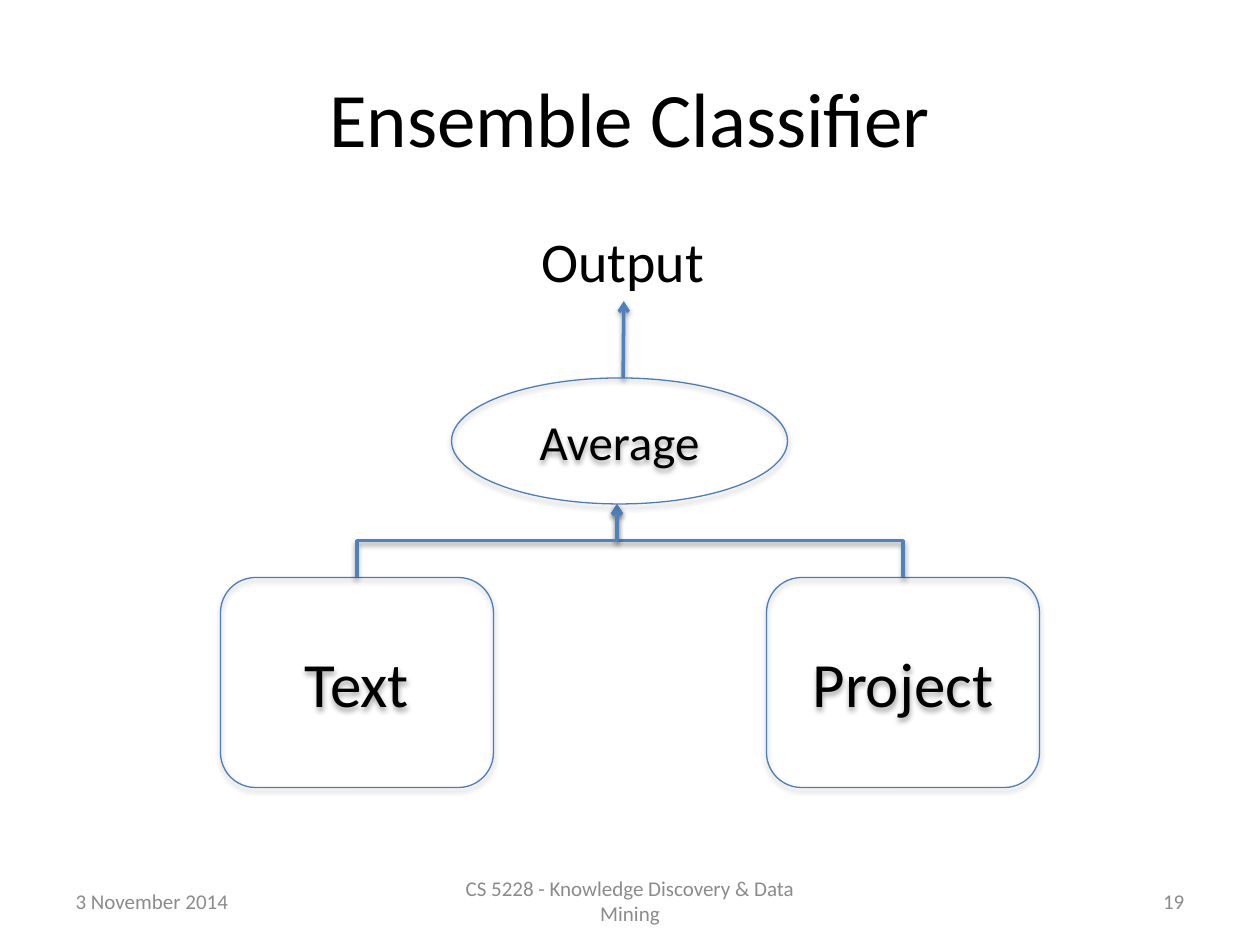
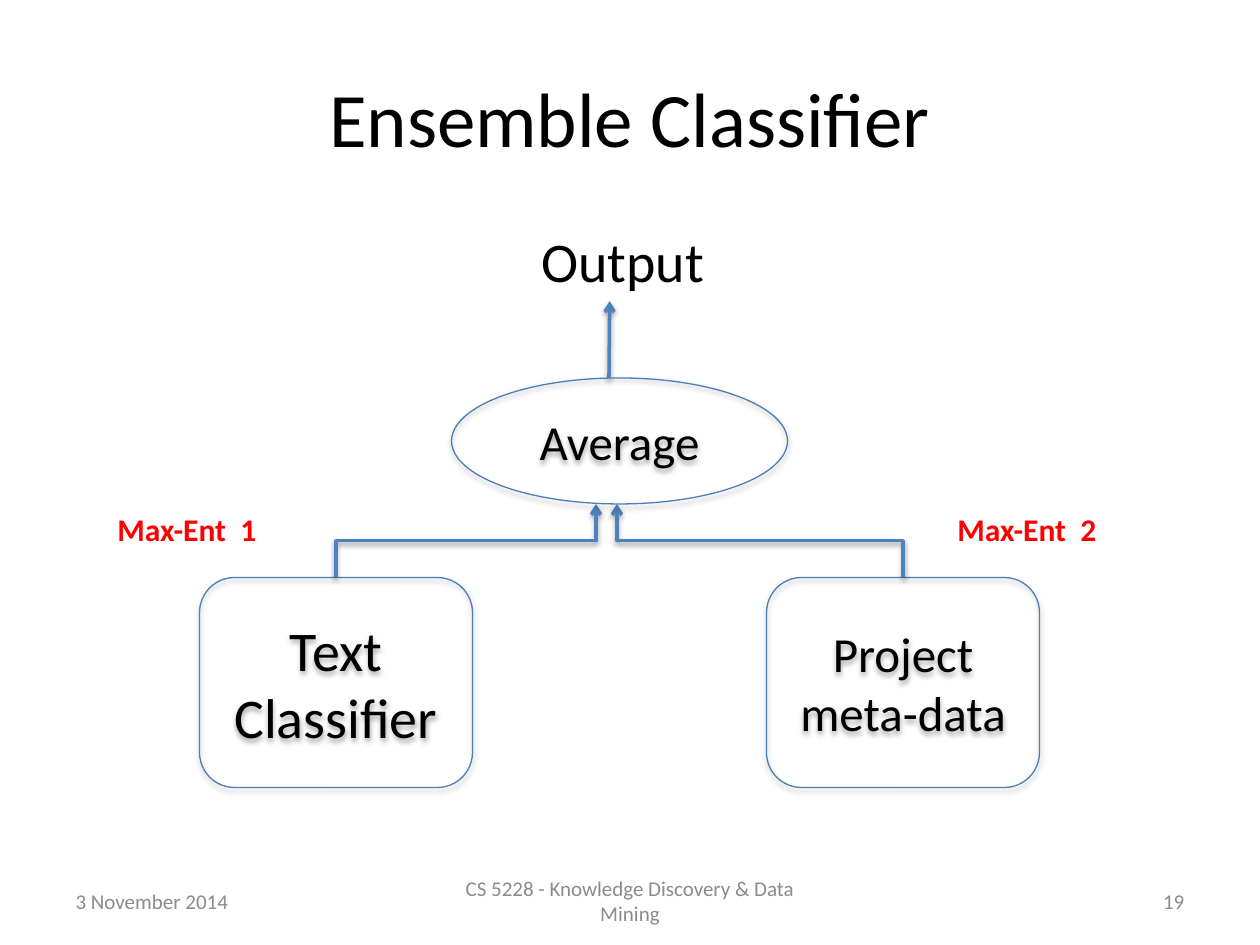
Before and after one commit to raymondhs/Panda-Delights, a slide deck: slide 19 of doc/2014_Nov_04.pptx. Drawn at 1260x945 pixels with LibreOffice and Linux fonts; fonts in the diff are those of the drawing. Boxes give left, top, right and bottom in pixels: in the first picture for what was removed or moved away, otherwise in the second. Text is boxed around its words. In the diff, an @@ line names an element or a change of style, - is before the commit and + after.

```diff
--- a/doc/2014_Nov_04.pptx
+++ b/doc/2014_Nov_04.pptx
@@ arrow moved from (624, 378) - (624, 301) to (609, 378) - (610, 301) @@
@@ elbow arrow moved from (357, 577) - (617, 504) to (336, 577) - (596, 504) @@
@@ text added at [117,520,256,542], 18 pt, text #FF0000, bold @@
+Max-Ent 1
@@ text added at [957,520,1096,542], 18 pt, text #FF0000, bold @@
+Max-Ent 2
@@ rounded rectangle "Text Classifier": place and size @@
-rounded rectangle "Text Classifier" at [220,577,494,788]
+rounded rectangle "Text Classifier" at [199,577,472,788]
@@ text in rounded rectangle at [234,635,437,741]: text changed; size 36 to 32 pt @@
-Text
+Text Classifier
@@ text in rounded rectangle at [800,638,1005,733]: text changed; size 36 to 28 pt @@
-Project
+Project meta-data
```
Also in this commit, not shown: 14 other slides changed, 3 slides added, 1 other file.
